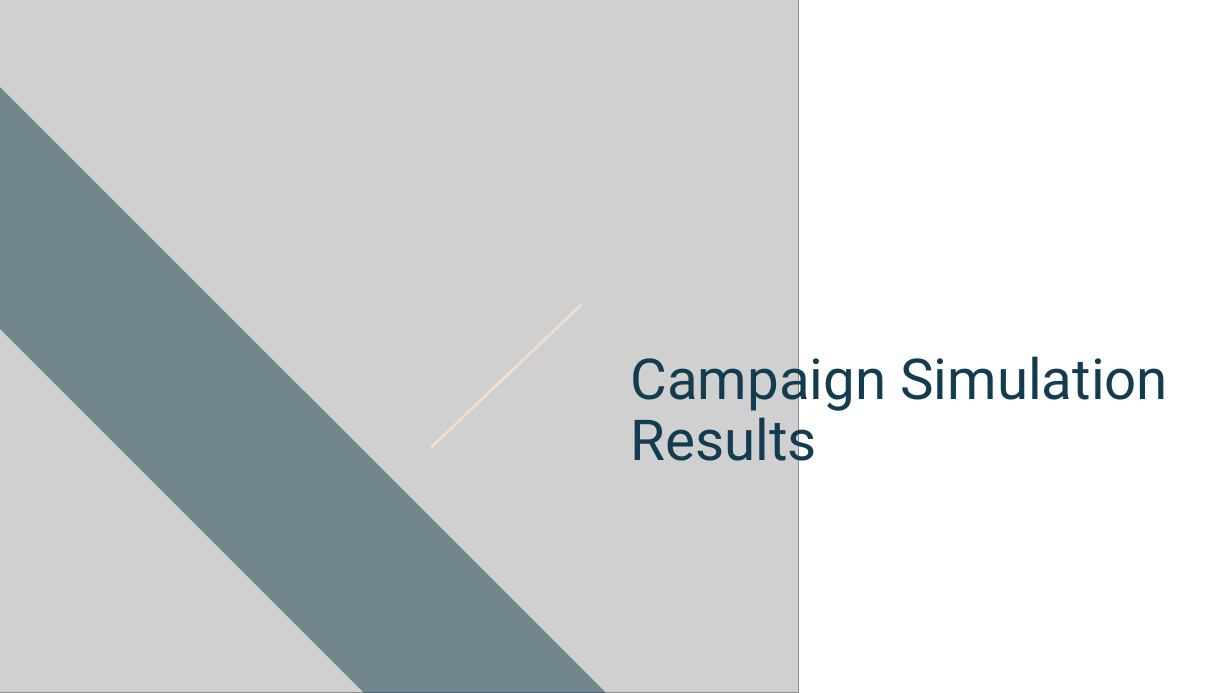
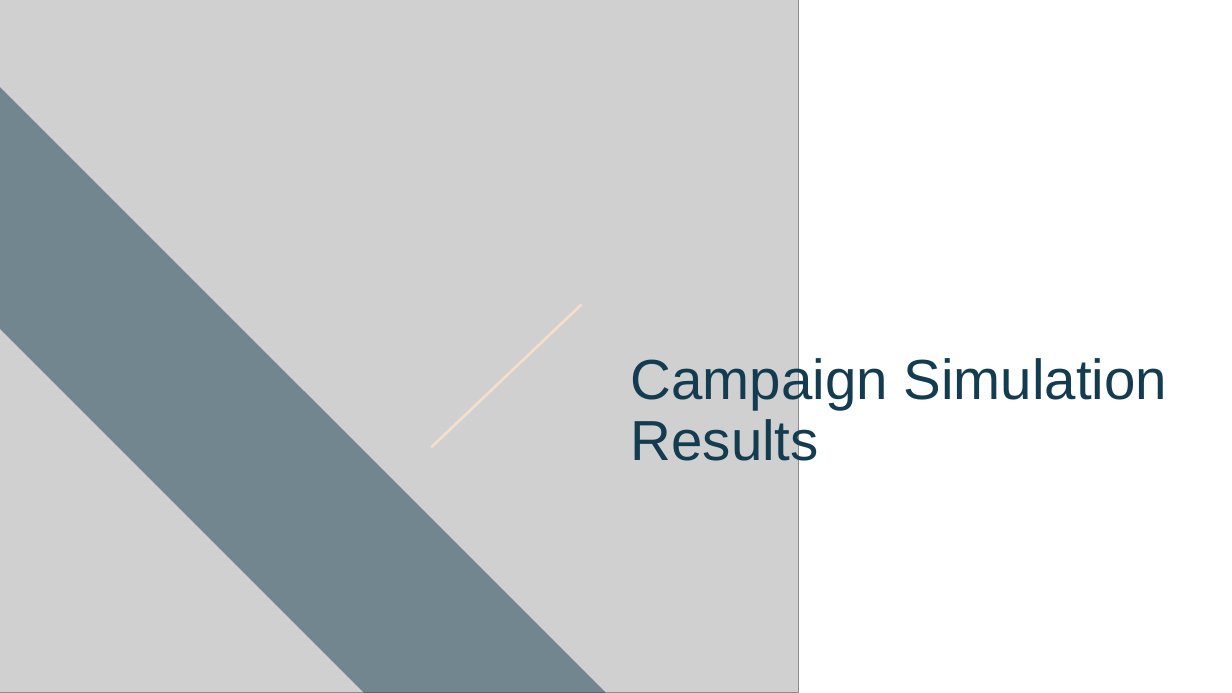
Before and after one commit to ccsfundraising/mc-simulations, a slide deck: slide 1 of template.pptx. Drawn at 1232x693 pixels with LibreOffice and Linux fonts; fonts in the diff are those of the drawing; grey boxes stand for pictures; background and template pictures are left out. Boxes give left, top, right and bottom in pixels: in the first picture for what was removed or moved away, otherwise in the second. Text is boxed around its words. In the diff, an @@ line names an element or a change of style, - is before the commit and + after.

Commit message:
Updated font to Arial in app.R and template.pptx

```diff
--- a/template.pptx
+++ b/template.pptx
@@ title "Campaign Simulation Results" at [631,355,1167,471]: font Roboto to Arial @@
```
Also in this commit, not shown: 1 slide added, 1 slide removed, 1 other file.
